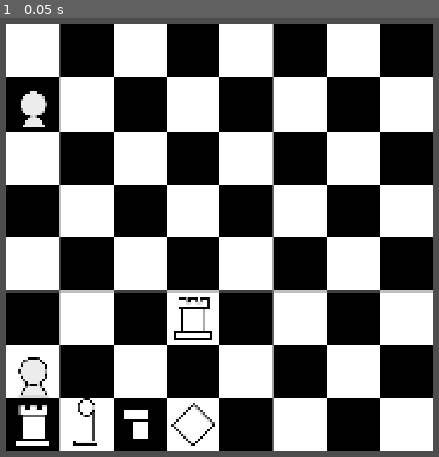
Above: before the commit, frame 1.
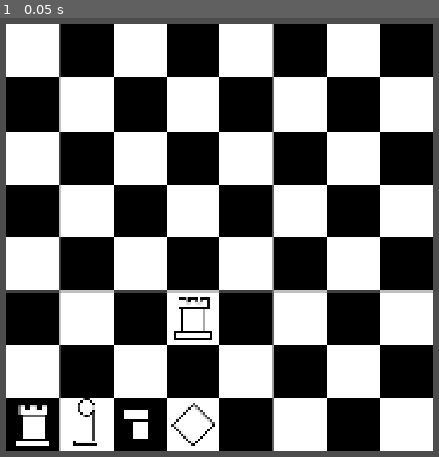
Above: after the commit, the same moment.

Repository: kiri-wys/chetro
Game: Godot game, scene res://main.tscn
Same seed, same stepped clock (60 frames per second), same inputs: the game is played once before the commit and once after it.
Inputs:
- Up to frame 1 (0.05 s): no input

The runs differ from the first frame. In frame 1, 0.5% of the frame differs, in the area x 4-12%, y 16-87%.
Error after the commit: Parse Error: Cannot find member "SquareState" in base "Board". (res://board/pieces/info/pawn.gd:6)

Commit message:
Better incremental move map

Diff:
--- a/board/board.gd
+++ b/board/board.gd
@@ -8,13 +8,13 @@
 var columns: int
 @onready var cursor: Cursor = $Cursor
 
-enum SquareState {
-	FREE,
-	BLACK,
-	WHITE,
-	}
+class Square:
+	var piece: Piece
+	var num_black_attacks: int
+	var num_white_attacks: int
+
 var selected_piece: Piece
-var squares_state: Dictionary[Vector2i, SquareState]
+var squares_state: Dictionary[Vector2i, Square]
 
 signal gizmo_deletion
 
@@ -24,7 +24,7 @@
 
 func show_move_gizmos(piece: Piece):
 	piece.toggle_select()
-	var moves = piece.info._valid_moves(piece, self)
+	var moves = piece.info._pseudo_valid_moves(piece, self)
 	for mov in moves:
 		var gizmo: Placeable = INDIC_SCENE.instantiate()
 		gizmo.info = PieceInfo.load_or_fallback("move_gizmo")
@@ -57,11 +57,17 @@
 
 				selected_piece.toggle_select()
 				if cursor.piece_under.color != Piece.PieceColor.WHITE:
-					var moves = selected_piece.info._valid_moves(selected_piece, self)
+					var moves = selected_piece.info._pseudo_valid_moves(selected_piece, self)
 					if cursor.piece_under.grid_position in moves:
-						squares_state[selected_piece.grid_position] = SquareState.FREE
+						var sq = squares_state.get(selected_piece.grid_position, Square.new())
+						sq.piece = null
+						squares_state[selected_piece.grid_position] = sq
+
 						selected_piece.grid_position = cursor.piece_under.grid_position
-						squares_state[selected_piece.grid_position] = 1 + selected_piece.color as SquareState
+						sq = squares_state.get(selected_piece.grid_position, Square.new())
+						sq.piece = selected_piece
+						squares_state[selected_piece.grid_position] = sq
+
 						selected_piece.move_to_grid()
 						cursor.piece_under.capture()
 					else:
@@ -78,12 +84,18 @@
 			Cursor.SelectionState.MOVE_PIECE:
 				gizmo_deletion.emit()
 
-				var moves = selected_piece.info._valid_moves(selected_piece, self)
+				var moves = selected_piece.info._pseudo_valid_moves(selected_piece, self)
 				selected_piece.toggle_select()
 				if cursor.grid_position in moves:
-					squares_state[selected_piece.grid_position] = SquareState.FREE
+					var sq = squares_state.get(selected_piece.grid_position, Square.new())
+					sq.piece = null
+					squares_state[selected_piece.grid_position] = sq
+
 					selected_piece.grid_position = cursor.grid_position
-					squares_state[selected_piece.grid_position] = 1 + selected_piece.color as SquareState
+					sq = squares_state.get(selected_piece.grid_position, Square.new())
+					sq.piece = selected_piece
+					squares_state[selected_piece.grid_position] = sq
+
 					selected_piece.move_to_grid()
 			Cursor.SelectionState.NOTHING:
 				gizmo_deletion.emit()
@@ -92,11 +104,12 @@
 	)
 
 func instantiate_piece(piece_info: PieceInfo, grid_position: Vector2i, color: Piece.PieceColor) -> void:
-	squares_state[grid_position] = 1 + color as SquareState
+	squares_state[grid_position] = Square.new()
 	var piece: Piece = PIECE_SCENE.instantiate()
 	piece.front = Vector2(0, -1) if color == Piece.PieceColor.BLACK else Vector2(0, 1)
 	piece.color = color
 	piece.info = piece_info
 	piece.grid_position = grid_position
 	piece.board_size = sprite_size
+	squares_state[grid_position].piece = piece
 	self.add_child(piece)
--- a/board/pieces/info/PieceInfo.gd
+++ b/board/pieces/info/PieceInfo.gd
@@ -34,7 +34,7 @@
 		print("WARNING: %s requested but known mapping not found, using fallback" % name)
 		return PieceInfo.new()
 
-func _valid_moves(_piece: Piece, _board: Board) -> Array[Vector2i]:
+func _pseudo_valid_moves(_piece: Piece, _board: Board) -> Array[Vector2i]:
 	return []
 
 
@@ -45,13 +45,14 @@
 	var i = 1
 	while board.in_bounds(piece.grid_position + direction * i):
 		var square = piece.grid_position + direction * i
-		var state = board.squares_state.get(square, Board.SquareState.FREE)
-		var is_free = state == Board.SquareState.FREE
-		var is_same_color = state == 1 + piece.color as Board.SquareState
+		var state = board.squares_state.get(square, Board.Square.new())
+		var is_free = state.piece == null
 
 		if is_free:
 			res.append(square)
 		else:
+			var is_same_color = state.piece.color == piece.color
+			print(state.piece.color, piece.color)
 			if !is_same_color:
 				res.append(square)
 			break
@@ -73,9 +74,9 @@
 	var i = 1
 	while board.in_bounds(piece.grid_position + direction * i):
 		var square = piece.grid_position + direction * i
-		var state = board.squares_state.get(square, Board.SquareState.FREE)
-		var is_free = state == Board.SquareState.FREE
-		var is_same_color = state == 1 + piece.color as Board.SquareState
+		var state = board.squares_state.get(square, Board.Square.new())
+		var is_free = state.piece == null
+		var is_same_color = !is_free and state.piece.color == piece.color
 
 		if is_free:
 			res.append(square)
@@ -103,8 +104,8 @@
 	for m1 in [1, -1]:
 		for m2 in [1, -1]:
 			var square = piece.grid_position + Vector2i(d1 * m1, d2 * m2)
-			var state = board.squares_state.get(square, Board.SquareState.FREE)
-			var is_same_color = state == 1 + piece.color as Board.SquareState
+			var state = board.squares_state.get(square, Board.Square.new())
+			var is_same_color = state.piece != null and state.piece.color == piece.color
 			if not is_same_color and board.in_bounds(square):
 				res.append(square)
 			else:
--- a/board/pieces/info/bishop.gd
+++ b/board/pieces/info/bishop.gd
@@ -1,7 +1,7 @@
 class_name Bishop extends PieceInfo
 
 
-func _valid_moves(piece: Piece, board: Board) -> Array[Vector2i]:
+func _pseudo_valid_moves(piece: Piece, board: Board) -> Array[Vector2i]:
 	var res: Array[Vector2i] = []
 	build_diagonal_cross(piece, board, res)
 	return res
--- a/board/pieces/info/knight.gd
+++ b/board/pieces/info/knight.gd
@@ -1,6 +1,6 @@
 class_name Knight extends PieceInfo
 
-func _valid_moves(piece: Piece, board: Board) -> Array[Vector2i]:
+func _pseudo_valid_moves(piece: Piece, board: Board) -> Array[Vector2i]:
 	var res: Array[Vector2i] = []
 	build_square(piece, board, 2, 1, res)
 	build_square(piece, board, 1, 2, res)
--- a/board/pieces/info/pawn.gd
+++ b/board/pieces/info/pawn.gd
@@ -1,6 +1,6 @@
 class_name Pawn extends PieceInfo
 
-func _valid_moves(piece: Piece, board: Board) -> Array[Vector2i]:
+func _pseudo_valid_moves(piece: Piece, board: Board) -> Array[Vector2i]:
 	var res: Array[Vector2i] = []
 	var f = piece.grid_position + piece.front
 	if board.squares_state.get(f, Board.SquareState.FREE) == Board.SquareState.FREE:
--- a/board/pieces/info/queen.gd
+++ b/board/pieces/info/queen.gd
@@ -1,6 +1,6 @@
 class_name Queen extends PieceInfo
 
-func _valid_moves(piece: Piece, board: Board) -> Array[Vector2i]:
+func _pseudo_valid_moves(piece: Piece, board: Board) -> Array[Vector2i]:
 	var res: Array[Vector2i] = []
 	build_line_cross(piece, board, res)
 	build_diagonal_cross(piece, board, res)
--- a/board/pieces/info/rook.gd
+++ b/board/pieces/info/rook.gd
@@ -1,7 +1,7 @@
 class_name Rook extends PieceInfo
 
 
-func _valid_moves(piece: Piece, board: Board) -> Array[Vector2i]:
+func _pseudo_valid_moves(piece: Piece, board: Board) -> Array[Vector2i]:
 	var res: Array[Vector2i] = []
 	build_line_cross(piece, board, res)
 	return res
